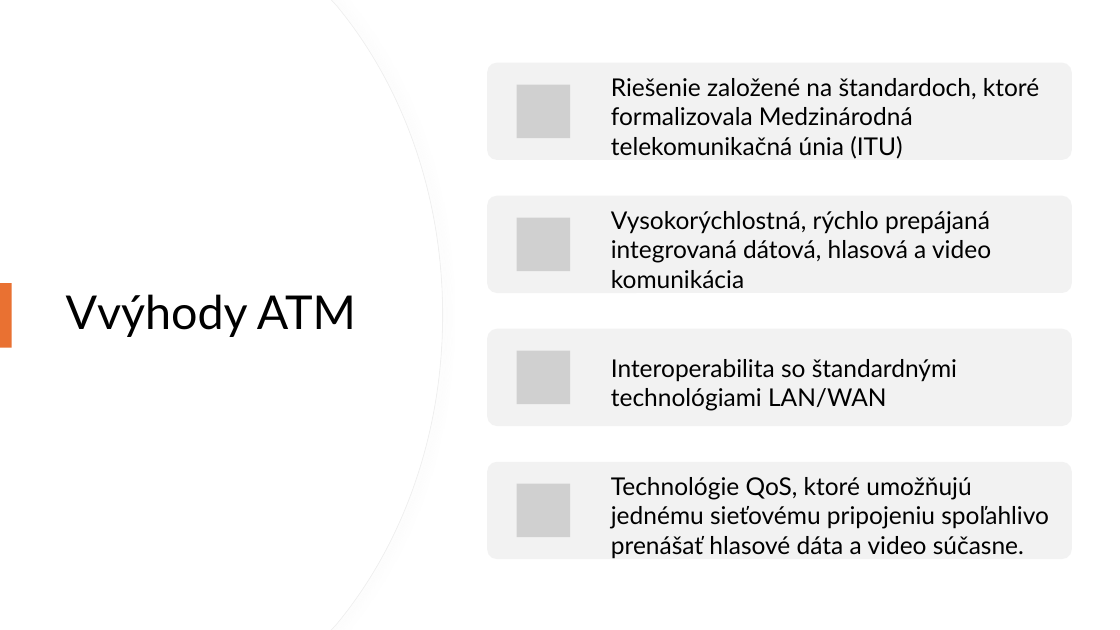
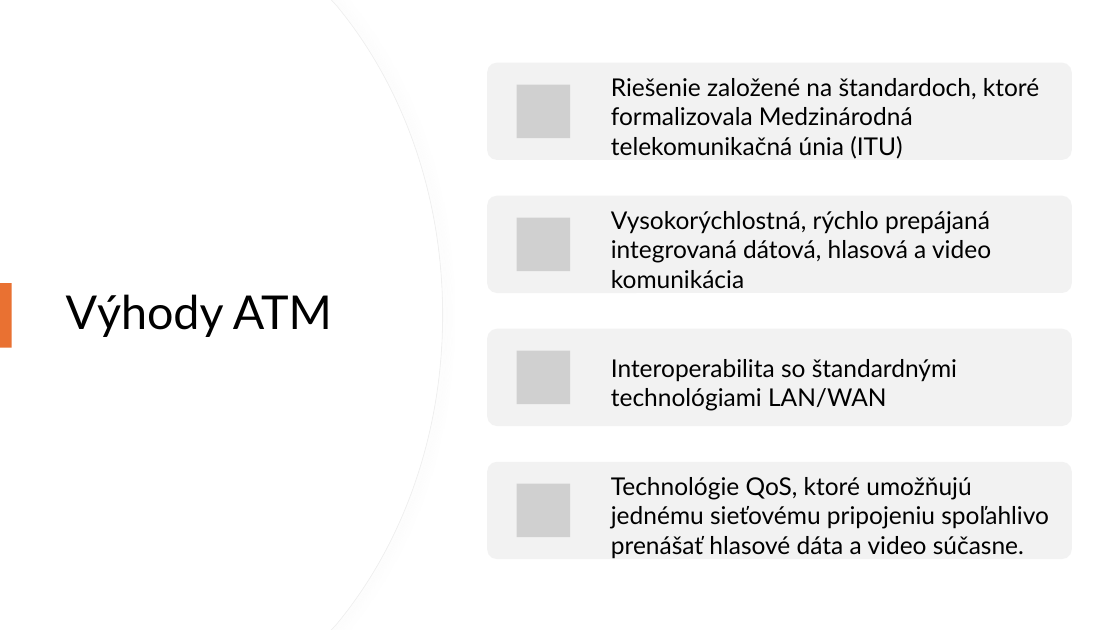
Before and after one commit to HidasD/Alexander-Ko-tial, a slide deck: slide 4 of Produkt.pptx (slide 7 before the commit). Drawn at 1120x630 pixels with LibreOffice and Linux fonts; fonts in the diff are those of the drawing; grey boxes stand for pictures. Boxes give left, top, right and bottom in pixels: in the first picture for what was removed or moved away, otherwise in the second. Text is boxed around its words. In the diff, an @@ line names an element or a change of style, - is before the commit and + after.

```diff
--- a/Produkt.pptx
+++ b/Produkt.pptx
@@ title at box(66, 294, 332, 337): text changed @@
-Vvýhody ATM
+Výhody ATM
```
Also in this commit, not shown: 1 other slide changed, 1 other file.
